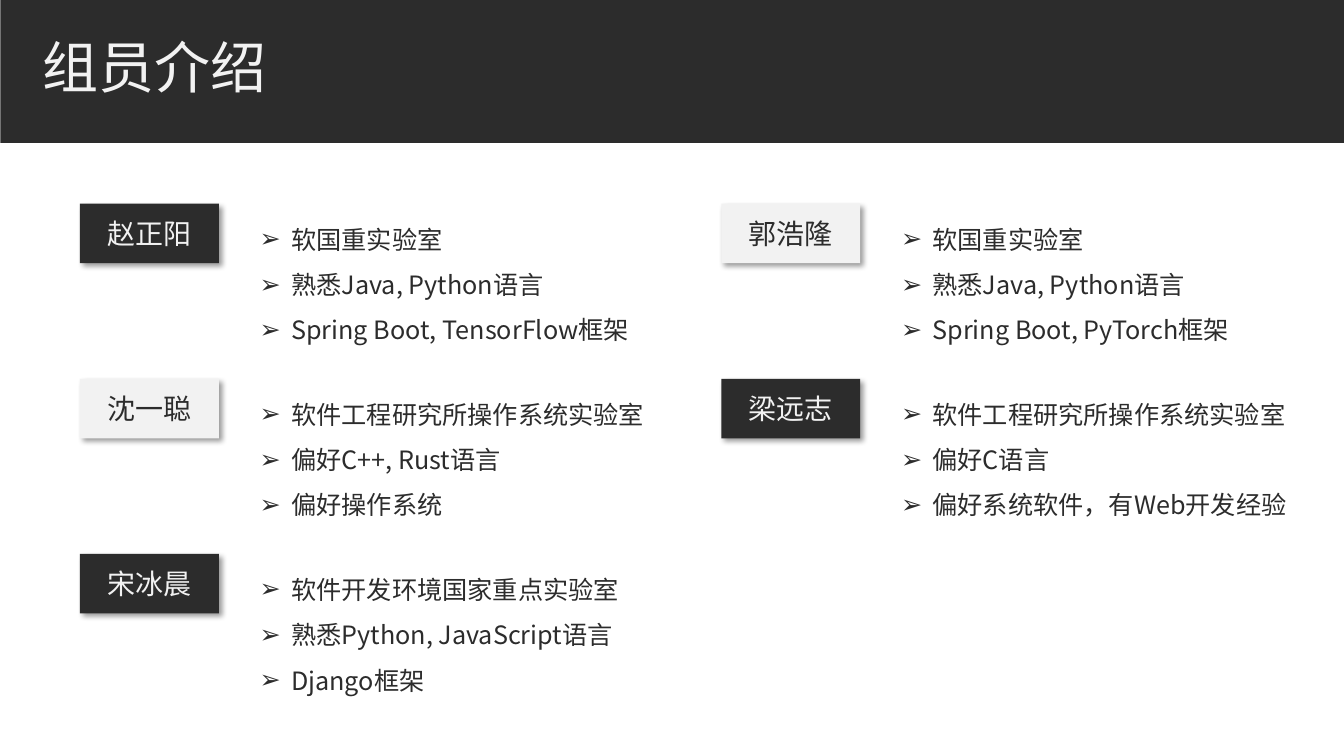
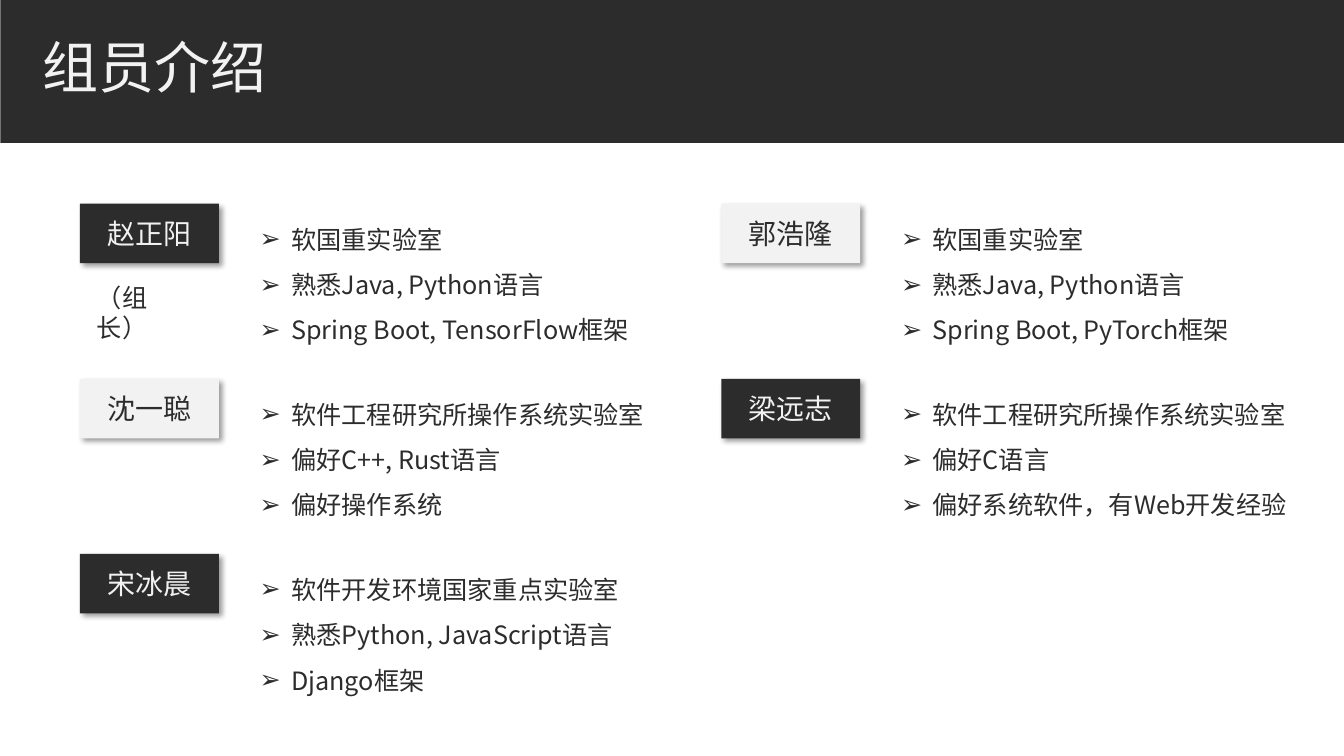
Before and after one commit to bhsei/20_H, a slide deck: slide 3 of 实验准备/汇报ppt.pptx. Drawn at 1344x756 pixels with LibreOffice and Linux fonts; fonts in the diff are those of the drawing. Boxes give left, top, right and bottom in pixels: in the first picture for what was removed or moved away, otherwise in the second. Text is boxed around its words. In the diff, an @@ line names an element or a change of style, - is before the commit and + after.

```diff
--- a/实验准备/汇报ppt.pptx
+++ b/实验准备/汇报ppt.pptx
@@ text added at <box>97,285,147,340</box>, 18 pt, text #2C2C2C @@
+（组长）
```
Also in this commit, not shown: 3 other slides changed, 6 slides added.
